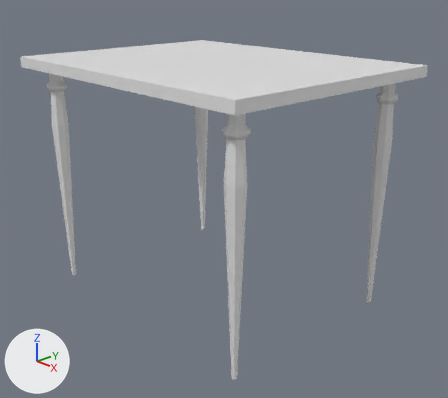
The Blender file design/models/Table/Table.blend as it was, and as the next commit left it.
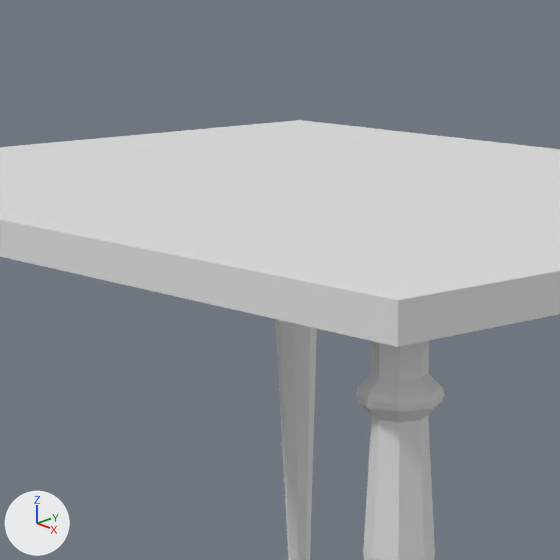
There are two pictures of each version: one whole from a camera (50 mm lens) standing at (1.299, -1.167, 0.226) and looking at (0.043, -0.001, -0.394), one close up on the part from 23% to 65% of the width and 0% to 47% of the height. Lighting does not change. The marker at lower left points along +X, +Y and +Z.

Names of what the first close-up shows: 'TableLegs', 'TableTop'.
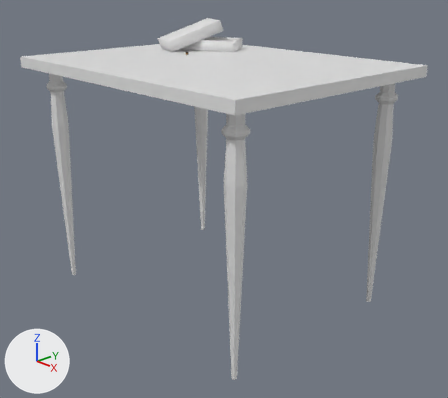
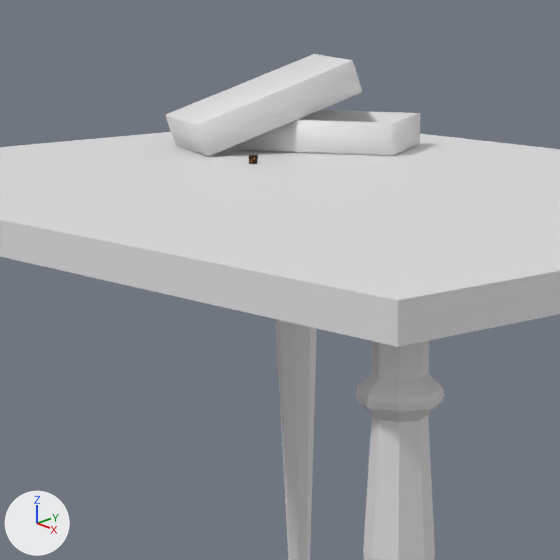
Boxes (x1, y1, x2, y2) around the edits, measured in the close-ups (560 x 560 px):
'Box', added
    after: (166, 54, 420, 156)
'Dice', added
    after: (249, 155, 258, 164)

Diff of the bpy script that builds the scene:
```diff
--- a/design/models/Table/Table.blend.py
+++ b/design/models/Table/Table.blend.py
@@ mat_material @@
+mat_material = principled_material('Material')
+mat_material.base_color = (0.8, 0.8, 0.8)  # white #e7e7e7
@@ mat_dots @@
+mat_dots = principled_material('Dots')
+mat_dots.base_color = (1.0, 0.466, 0.0103)  # orange #ffb61a
+mat_dots.metallic = 1.0
@@ mat_base @@
+mat_base = principled_material('Base')
+mat_base.base_color = (0.0204, 0.00303, 0.00182)  # black #270a06
+mat_base.roughness = 0.792
@@ me_cube_003 @@
+me_cube_003.from_pydata(...)  # 32 vertices, 24 faces; spans x -0.001..0.9, y -0.565..0.0, z -0.17..0.172
+me_cube_003.polygons.foreach_set('use_smooth', [True] * 24)
+me_cube_003.materials.append(mat_material)  # its picture is missing
@@ me_cube_004 @@
+me_cube_004.from_pydata(...)  # 38 vertices, 29 faces; spans x -0.01..0.905, y -0.568..0.006, z -0.17..0.172
+me_cube_004.polygons.foreach_set('use_smooth', [True] * 29)
+me_cube_004.materials.append(mat_material)  # its picture is missing
@@ me_cube_002 @@
+me_cube_002.from_pydata(...)  # 320 vertices, 318 faces; spans x -1.0..1.0, y -1.0..1.0, z -1.0..1.0
+me_cube_002.polygons.foreach_set('use_smooth', [True] * 318)
+# faces by material slot: [213, 105]
+me_cube_002.materials.append(mat_base)  # black #270a06
+me_cube_002.materials.append(mat_dots)  # orange #ffb61a
@@ col_box @@
+col_box = bpy.data.collections.new('Box')
+col_box.objects.link(ob_bottom)
+col_box.objects.link(ob_top)
@@ col_dice @@
+col_dice = bpy.data.collections.new('Dice')
+col_dice.objects.link(ob_dice_001)
@@ ob_box @@
+ob_box = bpy.data.objects.new('Box', None)
+ob_box.location = (-0.209, 0.181, 0.0)
+ob_box.rotation_euler = (0.0, 0.0, 0.542)  # degrees (0, 0, 31)
+ob_box.scale = (0.1, 0.1, 0.1)
+ob_box.instance_type = 'COLLECTION'
+ob_box.instance_collection = col_box
@@ ob_bottom @@
+ob_bottom = bpy.data.objects.new('Bottom', me_cube_003)
+ob_bottom.location = (0.0, 0.0, 0.17)
+ob_bottom.rotation_euler = (-3.142, 0.0, 0.0)  # degrees (-180, 0, 0)
+ob_bottom.scale = (0.955, 0.955, 0.955)
+_m = ob_bottom.modifiers.new('Mirror', 'MIRROR')
+_m.use_axis = (True, True, False)
@@ ob_top @@
+ob_top = bpy.data.objects.new('Top', me_cube_004)
+ob_top.location = (-0.658, -0.209, 0.456)
+ob_top.rotation_euler = (-0.0046, -0.33, 0.669)  # degrees (-0.3, -19, 38)
+_m = ob_top.modifiers.new('Mirror', 'MIRROR')
+_m.use_axis = (True, True, False)
@@ ob_dice @@
+ob_dice = bpy.data.objects.new('Dice', None)
+ob_dice.location = (-0.159, 0.036, 0.004)
+ob_dice.rotation_euler = (0.0, 0.0, 0.772)  # degrees (0, 0, 44)
+ob_dice.scale = (0.004, 0.004, 0.004)
+ob_dice.instance_type = 'COLLECTION'
+ob_dice.instance_collection = col_dice
@@ ob_dice_001 @@
+ob_dice_001 = bpy.data.objects.new('Dice.001', me_cube_002)
+ob_dice_001.location = (0.0, 0.0, 0.0)
+ob_dice_001.rotation_euler = (0.0, 3.142, 0.0)  # degrees (0, 180, 0)
+_m = ob_dice_001.modifiers.new('Subdivision', 'SUBSURF')
+_m.levels = 2
```
